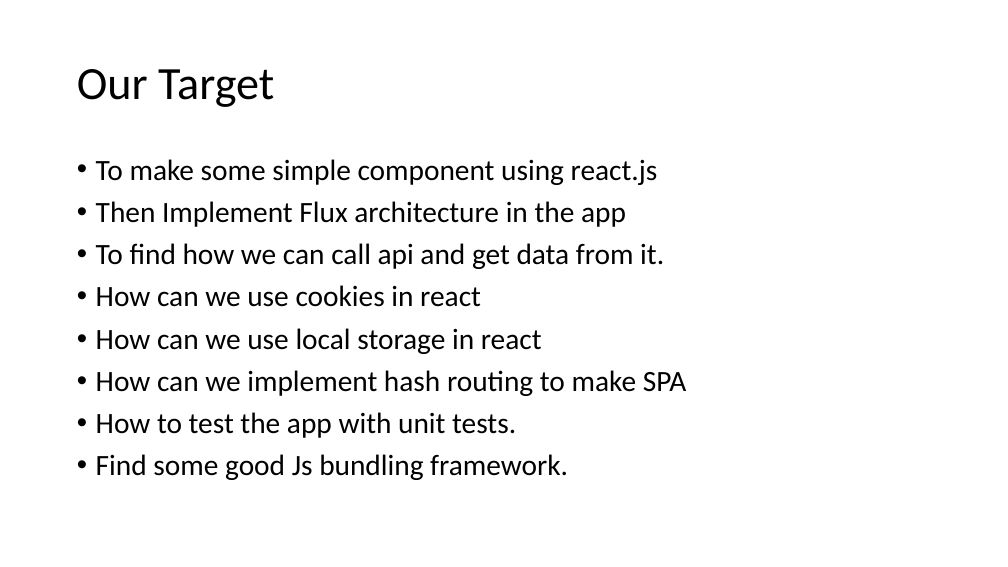
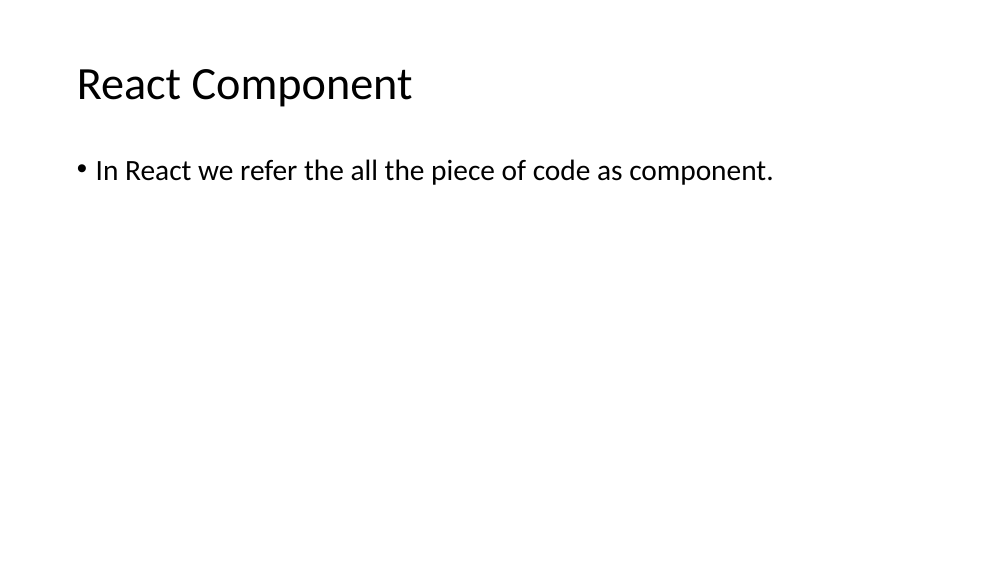
Before and after one commit to awahab29/samplealt, a slide deck: slide 26 of React.pptx (slide 30 before the commit). Drawn at 1008x567 pixels with LibreOffice and Linux fonts; fonts in the diff are those of the drawing. Boxes give left, top, right and bottom in pixels: in the first picture for what was removed or moved away, otherwise in the second. Text is boxed around its words. In the diff, an @@ line names an element or a change of style, - is before the commit and + after.

```diff
--- a/React.pptx
+++ b/React.pptx
@@ title at box(77, 69, 413, 107): text changed @@
-Our Target
+React Component
@@ text at box(96, 159, 773, 185): text changed @@
-• To make some simple component using react.js
-• Then Implement Flux architecture in the app
-• To find how we can call api and get data from it.
-• How can we use cookies in react
-• How can we use local storage in react
-• How can we implement hash routing to make SPA
-• How to test the app with unit tests.
-• Find some good Js bundling framework.
+• In React we refer the all the piece of code as component.
```
Also in this commit, not shown: 5 other slides changed, 7 slides added, 1 slide removed.
